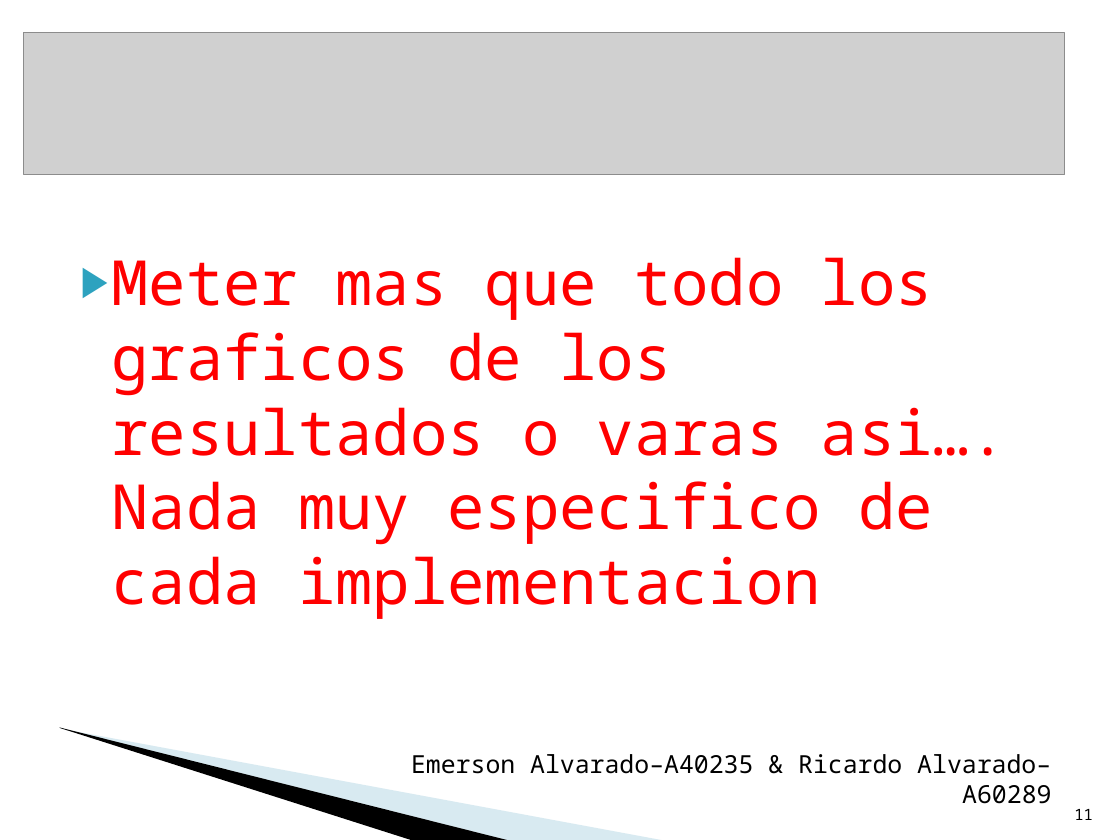
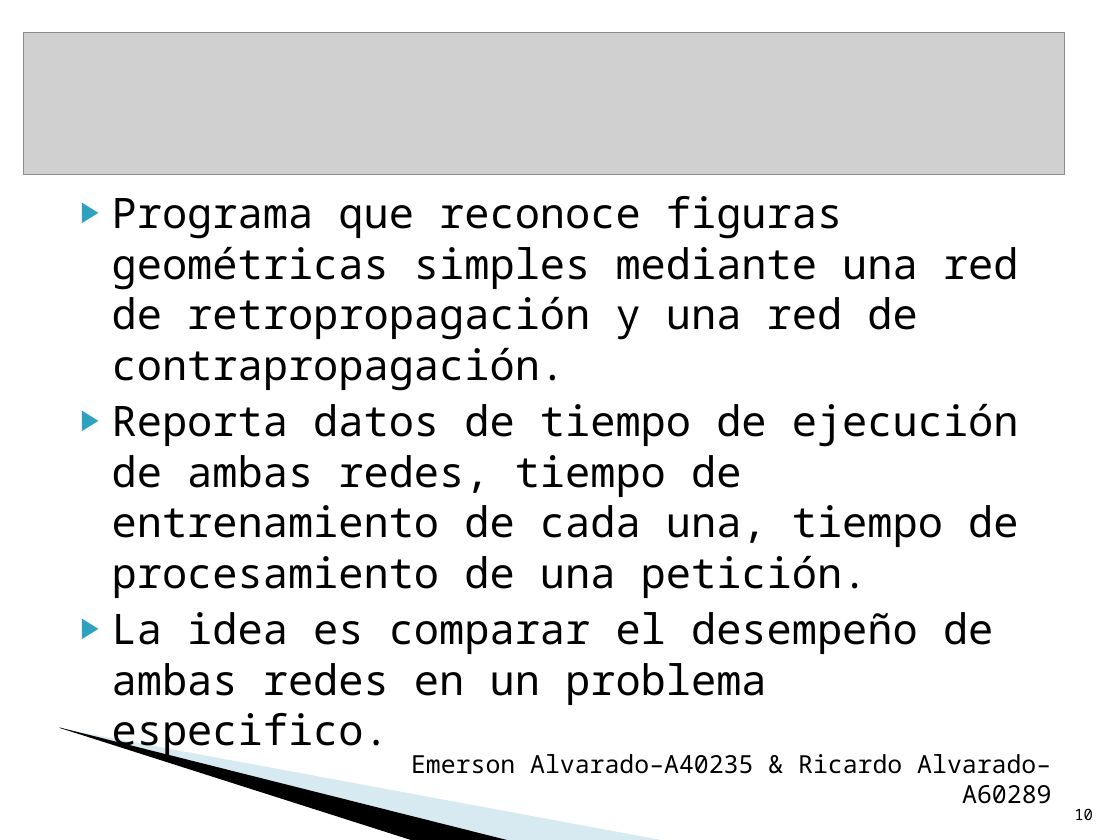
Before and after one commit to rijoalvi/proyectoparadigmas, a slide deck: slide 10 of Presentacion.ppt (slide 11 before the commit). Drawn at 1120x840 pixels with LibreOffice and Linux fonts; fonts in the diff are those of the drawing; grey boxes stand for pictures; background and template pictures are left out. Boxes give left, top, right and bottom in pixels: in the first picture for what was removed or moved away, otherwise in the second. Text is boxed around its words. In the diff, an @@ line names an element or a change of style, - is before the commit and + after.

```diff
--- a/Presentacion.ppt
+++ b/Presentacion.ppt
@@ text at [112,196,1019,757]: text changed; size 40 to 27 pt; text colour #FF0000 to #000000 @@
-▶ Meter mas que todo los graficos de los resultados o varas asi…. Nada muy especifico de cada implementacion
+▶ Programa que reconoce figuras geométricas simples mediante una red de retropropagación y una red de contrapropagación.
+▶ Reporta datos de tiempo de ejecución de ambas redes, tiempo de entrenamiento de cada una, tiempo de procesamiento de una petición.
+▶ La idea es comparar el desempeño de ambas redes en un problema especifico.
@@ page number at [1074,808,1093,820]: text changed @@
-11
+10
```
Also in this commit, not shown: 2 other slides changed, 6 slides added, 2 slides removed, 3 other files.
